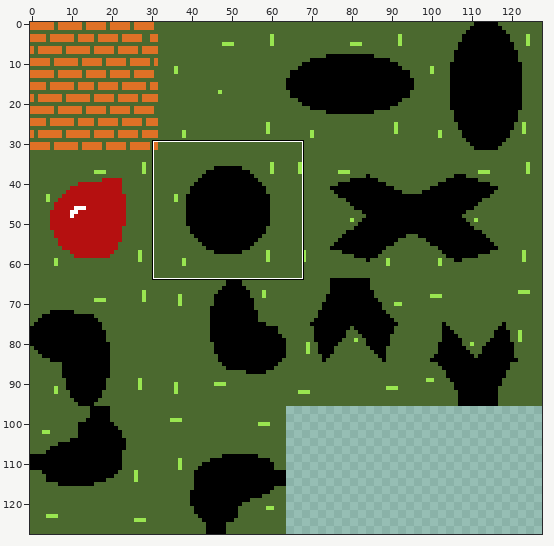
Two states of a sprite sheet, src/resources/textures/grid.png. Above, an overview of the earlier version with the close-up marked.
Close-up. First the earlier version:
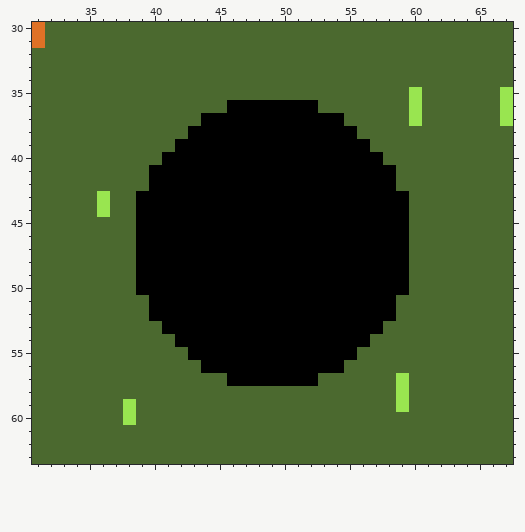
The file is 128x128 pixels. Shown: x 31..67, y 30..63.
The result:
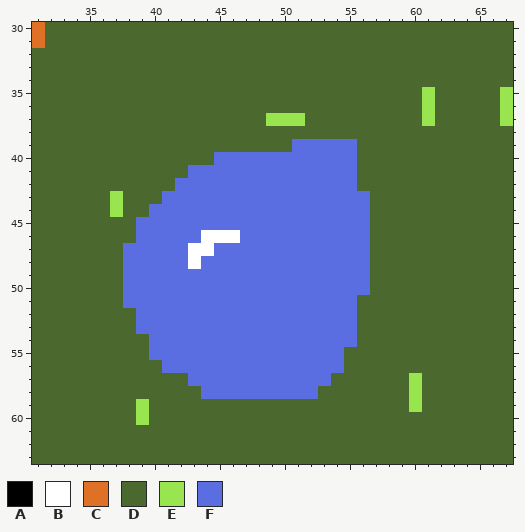
Palette (. is transparent): A #000000  B #ffffff  C #df7126  D #4b692f  E #99e550  F #5b6ee1
The commit says: add special food sprite
Changes in this commit:
y 35: x 60..61 ED -> DE
y 36: x 46..52 AAAAAAA -> DDDDDDD; x 60..61 ED -> DE
y 37: x 44..54 AAAAAAAAAAA -> DDDDDEEEDDD; x 60..61 ED -> DE
y 38: x 43..55 AAAAAAAAAAAAA -> DDDDDDDDDDDDD
y 39: x 42..56 AAAAAAAAAAAAAAA -> DDDDDDDDDFFFFFD
y 40: x 41..57 AAAAAAAAAAAAAAAAA -> DDDDFFFFFFFFFFFDD
y 41: x 40..58 AAAAAAAAAAAAAAAAAAA -> DDDFFFFFFFFFFFFFDDD
y 42: x 40..58 AAAAAAAAAAAAAAAAAAA -> DDFFFFFFFFFFFFFFDDD
y 43: x 36..37 ED -> DE; x 39..59 AAAAAAAAAAAAAAAAAAAAA -> DDFFFFFFFFFFFFFFFFDDD
y 44: x 36..37 ED -> DE; x 39..59 AAAAAAAAAAAAAAAAAAAAA -> DFFFFFFFFFFFFFFFFFDDD
y 45: x 39..59 AAAAAAAAAAAAAAAAAAAAA -> FFFFFFFFFFFFFFFFFFDDD
y 46: x 39..59 AAAAAAAAAAAAAAAAAAAAA -> FFFFFBBBFFFFFFFFFFDDD
y 47: x 38..59 DAAAAAAAAAAAAAAAAAAAAA -> FFFFFBBFFFFFFFFFFFFDDD
y 48: x 38..59 DAAAAAAAAAAAAAAAAAAAAA -> FFFFFBFFFFFFFFFFFFFDDD
y 49..50: x 38..59 DAAAAAAAAAAAAAAAAAAAAA -> FFFFFFFFFFFFFFFFFFFDDD
y 51: x 38..58 DDAAAAAAAAAAAAAAAAAAA -> FFFFFFFFFFFFFFFFFFDDD
y 52: x 39..58 DAAAAAAAAAAAAAAAAAAA -> FFFFFFFFFFFFFFFFFDDD
y 53: x 39..57 DDAAAAAAAAAAAAAAAAA -> FFFFFFFFFFFFFFFFFDD
y 54: x 40..56 DDAAAAAAAAAAAAAAA -> FFFFFFFFFFFFFFFFD
y 55: x 40..55 DDDAAAAAAAAAAAAA -> FFFFFFFFFFFFFFFD
y 56: x 41..54 DDDAAAAAAAAAAA -> FFFFFFFFFFFFFF
y 57: x 43..53 DDDAAAAAAAD -> FFFFFFFFFFF; x 59..60 ED -> DE
y 58: x 44..52 DDDDDDDDD -> FFFFFFFFF; x 59..60 ED -> DE
y 59: x 38..39 ED -> DE; x 59..60 ED -> DE
y 60: x 38..39 ED -> DE
Boxes around the changes in both close-ups, in picture pixels (x1, y1, x2, y2):
changed: (97, 87, 435, 425)
